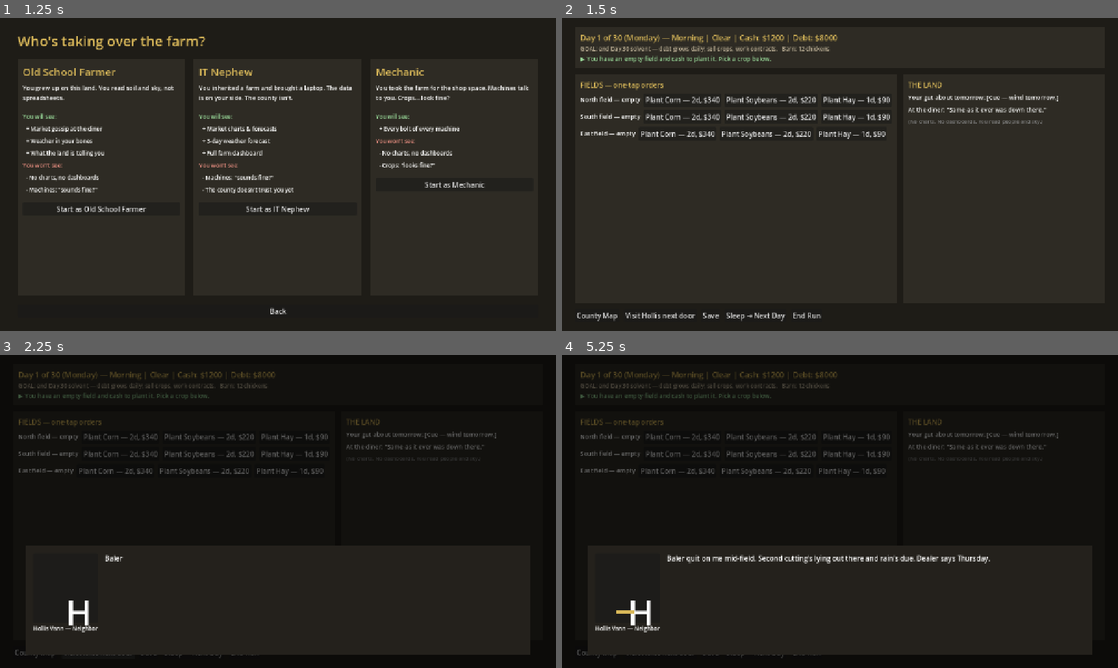
Above: before the commit, frames 1-4 (two rows, left to right).
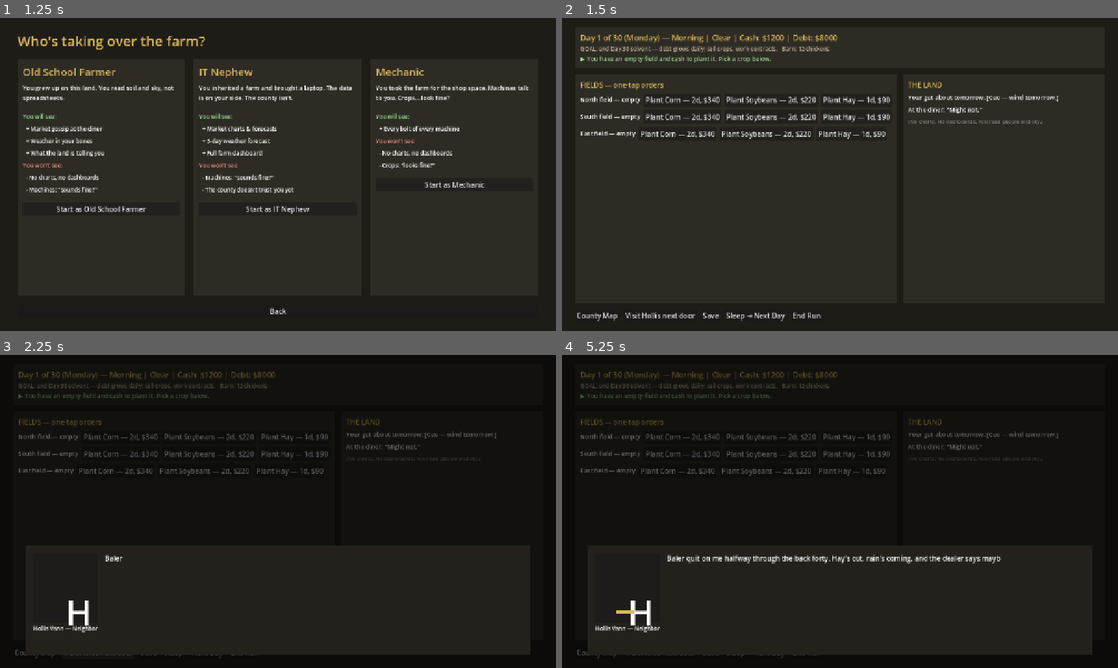
Above: after the commit, the same moments.

Repository: nastyn8dawg-blip/Dirt_Money
Game: Godot game, scene res://scenes/main.tscn
Same seed, same stepped clock (60 frames per second), same inputs: the game is played once before the commit and once after it.
Inputs:
- Up to frame 1 (1.25 s): click "New Run" at 0.5 s
- Up to frame 2 (1.5 s): click "Start as Old School Farmer" at 1.25 s
- Up to frame 3 (2.25 s): click "Visit Hollis next door" at 2 s
- Up to frame 4 (5.25 s): click "Visit Hollis next door" at 2.75 s; click "Sleep → Next Day" at 3.5 s; click "Sleep → Next Day" at 4.25 s; click "Plant Corn — 2d, $340" at 5 s

Frame 1 is identical in both runs. In frame 2, 0.2% of the frame differs, in the area x 69-88%, y 28-31%; in frame 3, 0.1%; in frame 4, 0.8%, in the area x 29-87%, y 28-67%.

Commit message:
Director lines wired verbatim; county memory v1; voice guide canonized
- hollis_baler.json: all 7 beats now Director-authored, alternatives as
  random variants; alternate player lines preserved as _alts
- data/gossip.json: Director gossip banks; flagged banks (baler fixed/
  botched) outrank general talk - the county remembers what you did
- Patti gossip node pulls from banks; DialogueRunner supports variants
  + gossip_source and caches resolved text per node
- Weather cues + market gossip: Director lines in data; flavor picks
  keyed to day instead of the seeded RNG streams (UI refresh could
  desync seeded runs - latent fairness bug, fixed)
- docs/DIRT_MONEY_VOICE_GUIDE.md: tone rulings + canonical lines
- Smoke test: flagged gossip outranks general banks

Co-Authored-By: Claude Fable 5 <noreply@anthropic.com>

Diff:
--- a/data/dialogue/hollis_baler.json
+++ b/data/dialogue/hollis_baler.json
@@ -1,5 +1,6 @@
 {
-  "_schema": "Dialogue tree. Nodes: speaker line + options. Option fields: text, requires {background|perk|min_reputation}, check {skill, odds}, goto | success/failure gotos, effects [ops]. Both check branches MUST exist and both must be content. DRAFT text pending director voice approval (gate #1).",
+  "_schema": "Dialogue tree. Director-authored text (2026-07-03) — verbatim, do not edit. `variants` = alternate lines chosen at random on node entry. Option `_alts` are Director-provided alternate player lines kept for future rotation.",
+  "_status": "director_approved",
   "id": "hollis_baler",
   "npc": "hollis",
   "start": "intro",
@@ -7,10 +8,17 @@
     "intro": {
       "speaker": "hollis",
       "emotion": "sad",
-      "text": "Baler quit on me mid-field. Second cutting's lying out there and rain's due. Dealer says Thursday. Hay don't wait for Thursday.",
+      "text": "Baler quit on me halfway through the back forty. Hay's cut, rain's coming, and the dealer says maybe Thursday. Hay don't wait till Thursday.",
+      "variants": [
+        "Second cutting's laying out there getting older by the minute. Baler decided it'd had enough. Dealer's backed up three counties deep."
+      ],
       "options": [
         {
-          "text": "\"Let me look at that baler myself.\"",
+          "text": "\"Mind if I take a look? Might be something simple.\"",
+          "_alts": [
+            "\"Could be nothing more than a hose or fitting. Let's see what we're dealing with.\"",
+            "\"No promises, but I've kept worse running.\""
+          ],
           "label": "[Mechanic 40]",
           "requires": { "background": "mechanic" },
           "check": { "skill": "mechanic", "difficulty": 40, "odds": 0.65 },
@@ -18,12 +26,16 @@
           "failure": "fix_failure"
         },
         {
-          "text": "\"I can lend you my time. Show me what to do.\"",
+          "text": "\"Can't fix it, but I can help however you need me.\"",
+          "_alts": [
+            "\"Point me where you want me and I'll work.\"",
+            "\"I can at least help get the hay under cover.\""
+          ],
           "goto": "lend_hand",
           "effects": [{ "op": "time_block", "value": -1 }]
         },
         {
-          "text": "\"Rough luck, Hollis. Hope Thursday comes quick.\"",
+          "text": "\"Sorry, Hollis. Hope the dealer gets here sooner than they think.\"",
           "goto": "walk_away"
         }
       ]
@@ -31,7 +43,10 @@
     "fix_success": {
       "speaker": "hollis",
       "emotion": "excited",
-      "text": "Well I'll be. She sounds better than the day Roy sold her to me. You've got a gift, and I've got a big mouth — Marge is gonna hear about this.",
+      "text": "Well I'll be damned. Sounds better now than when Roy sold it to me. You've got a gift, and I've got a mouth that'll tell everybody about it. Marge is fixing to hear your name before supper.",
+      "variants": [
+        "Didn't think we'd beat the rain this week. Guess I owe you one."
+      ],
       "options": [{ "text": "(Leave)", "goto": "_end" }],
       "on_enter_effects": [
         { "op": "rep_delta", "npc": "hollis", "value": 10 },
@@ -43,7 +58,11 @@
     "fix_failure": {
       "speaker": "hollis",
       "emotion": "angry",
-      "text": "...That was the good hydraulic line. Thursday just got a lot more expensive, son. Don't take it hard — but don't take it to the diner neither, 'cause it's already there.",
+      "text": "Well...that wasn't the bad hose. Thursday just got a whole lot more expensive. Don't beat yourself up too much. Everybody around here learns the hard way eventually.",
+      "variants": [
+        "Looks like we found the expensive problem first.",
+        "It ain't personal. Equipment's got a mean streak."
+      ],
       "options": [{ "text": "(Leave)", "goto": "_end" }],
       "on_enter_effects": [
         { "op": "rep_delta", "npc": "hollis", "value": -8 },
@@ -56,7 +75,11 @@
     "lend_hand": {
       "speaker": "hollis",
       "emotion": "neutral",
-      "text": "Appreciate the hands. Won't save the cutting, but it saves the week. I remember who shows up.",
+      "text": "Appreciate the hands. Might not save the cutting, but it saves the week. People remember who shows up.",
+      "variants": [
+        "County's built on favors more than money.",
+        "I keep score on these things. In a good way."
+      ],
       "options": [{ "text": "(Leave)", "goto": "_end" }],
       "on_enter_effects": [{ "op": "rep_delta", "npc": "hollis", "value": 4 }]
     },
@@ -64,6 +87,10 @@
       "speaker": "hollis",
       "emotion": "neutral",
       "text": "Yep. Hope so too.",
+      "variants": [
+        "Rain don't much care what we're hoping.",
+        "Dealer'll get here eventually. Weather's the one I'm worried about."
+      ],
       "options": [{ "text": "(Leave)", "goto": "_end" }],
       "on_enter_effects": [{ "op": "rep_delta", "npc": "hollis", "value": -2 }]
     }
--- a/data/dialogue/patti_talk.json
+++ b/data/dialogue/patti_talk.json
@@ -1,6 +1,6 @@
 {
-  "_schema": "6-beat structure per CLAUDE.md law 5. ALL text below is scratch placeholder awaiting Director wording (law 6). Patti is the gossip surface: her chat node is where reputation echoes will appear (conditional text lands in sprint 2 engine work).",
-  "_status": "placeholder_awaiting_director",
+  "_schema": "Patti — the gossip surface. Director-authored text (2026-07-03), verbatim. The gossip node pulls from data/gossip.json: flagged banks (things YOU did) outrank general county talk.",
+  "_status": "director_approved",
   "id": "patti_talk",
   "npc": "patti",
   "start": "intro",
@@ -8,16 +8,21 @@
     "intro": {
       "speaker": "patti",
       "emotion": "excited",
-      "text": "[Situation — Patti pours coffee you didn't order and starts the county news mid-sentence.]",
+      "text": "County's been talking. Question is whether they're talking good or talking interesting.",
+      "variants": [
+        "You keep giving people stories and I'll keep serving pie.",
+        "Ash Creek runs on coffee and speculation."
+      ],
       "options": [
-        { "text": "[Ask what people are saying lately.]", "goto": "gossip" },
-        { "text": "[Just the coffee, thanks.]", "goto": "_end" }
+        { "text": "\"What are people saying?\"", "goto": "gossip" },
+        { "text": "\"Just the coffee, thanks.\"", "goto": "_end" }
       ]
     },
     "gossip": {
       "speaker": "patti",
       "emotion": "excited",
-      "text": "[Gossip surface — this line will later be swapped by flags: the baler story, the spreadsheet farmer joke, who helped who in the storm. For now: one juicy neutral county rumor.]",
+      "gossip_source": true,
+      "text": "Word travels quicker than trucks around here.",
       "options": [{ "text": "(Leave)", "goto": "_end" }],
       "on_enter_effects": [{ "op": "flag_set", "flag": "heard_diner_gossip" }]
     }
--- /dev/null
+++ b/data/gossip.json
@@ -0,0 +1,64 @@
+{
+  "_schema": "County gossip banks — Director-authored (2026-07-03), verbatim. A bank with requires_flag only surfaces after that flag is set (this is the county remembering what you did). Flagged banks outrank general ones. Surfaced at the diner (Patti) and anywhere gossip_source nodes appear.",
+  "_status": "director_approved",
+  "banks": [
+    {
+      "id": "baler_fixed",
+      "requires_flag": "baler_fixed",
+      "lines": [
+        "Heard somebody got Hollis baler going again.",
+        "Some folks fix equipment. Some folks fix reputations.",
+        "Word travels quicker than trucks around here.",
+        "You can keep a secret in Ash Creek about as long as a milkshake lasts."
+      ]
+    },
+    {
+      "id": "baler_botched",
+      "requires_flag": "baler_botched",
+      "lines": [
+        "Word is somebody tried fixing Hollis baler and managed to make Thursday more expensive.",
+        "Diner's already heard it.",
+        "Didn't take long for that story to get legs."
+      ]
+    },
+    {
+      "id": "auction",
+      "lines": [
+        "Saturday auction's got a couple tractors worth looking at.",
+        "Depends if you like projects.",
+        "Depends if you like surprises."
+      ]
+    },
+    {
+      "id": "banker",
+      "lines": [
+        "Bank loves good years. Bank remembers bad ones.",
+        "Interest don't sleep.",
+        "Payments don't care if it rained."
+      ]
+    },
+    {
+      "id": "dealer",
+      "lines": [
+        "Nothing costs more than cheap equipment.",
+        "Except maybe brand new equipment."
+      ]
+    },
+    {
+      "id": "neighbor",
+      "lines": [
+        "People around here don't expect perfection. They just expect you to show up.",
+        "Help somebody once and they'll remember.",
+        "Help them twice and they'll call."
+      ]
+    },
+    {
+      "id": "wisdom",
+      "lines": [
+        "Everybody farms different. Weather humbles all of us the same.",
+        "Nobody's smarter than a drought.",
+        "Nobody outruns mud."
+      ]
+    }
+  ]
+}
--- a/data/market.json
+++ b/data/market.json
@@ -7,8 +7,9 @@
     { "id": "eggs", "base_price": 0.40, "walk_step_max": 0.02, "floor": 0.15, "ceiling": 0.6 }
   ],
   "gossip_lines": {
-    "rising": ["Elevator's been busy all week.", "Trucks lined up past the scale this morning."],
-    "falling": ["Sandy says nobody's hauling.", "Awful quiet down at the elevator."],
-    "flat": ["Same as it ever was down there.", "No news from the elevator."]
+    "_status": "director_approved",
+    "rising": ["Corn's moving."],
+    "falling": ["Beans are soft."],
+    "flat": ["Might be worth waiting a few days.", "Might not."]
   }
 }
--- a/data/strings.json
+++ b/data/strings.json
@@ -1,13 +1,12 @@
 {
-  "_schema": "Player-facing UI strings. Every entry is scratch placeholder awaiting Director wording (CLAUDE.md law 6). weather_cues = Old School's gut feeling about TOMORROW, one per weather state.",
-  "_status": "placeholder_awaiting_director",
+  "_schema": "Player-facing UI strings. weather_cues = Old School's gut feeling about TOMORROW, one list per weather state, line picked by day. Director-authored entries are verbatim; bracketed entries still await Director wording (CLAUDE.md law 6).",
   "weather_cues": {
-    "clear": "[Cue — tomorrow is clear.]",
-    "overcast": "[Cue — tomorrow is overcast.]",
-    "rain_light": "[Cue — light rain tomorrow. (Replacing the swallows line.)]",
-    "storm": "[Cue — storm tomorrow. This one should raise the hair on your arms.]",
-    "drought": "[Cue — dry heat tomorrow.]",
-    "wind": "[Cue — wind tomorrow.]",
-    "fog": "[Cue — fog tomorrow.]"
+    "clear": ["[Cue — tomorrow is clear.]"],
+    "overcast": ["[Cue — tomorrow is overcast.]"],
+    "rain_light": ["Sky's got that look.", "Swallows are flying low.", "Wind shifted south."],
+    "storm": ["Feels like rain that'll stay awhile.", "Old folks would already be moving equipment inside."],
+    "drought": ["[Cue — dry heat tomorrow.]"],
+    "wind": ["[Cue — wind tomorrow.]"],
+    "fog": ["[Cue — fog tomorrow.]"]
   }
 }
--- a/scripts/autoload/data_loader.gd
+++ b/scripts/autoload/data_loader.gd
@@ -14,6 +14,29 @@
 var backgrounds: Dictionary = {}
 var dialogue_trees: Dictionary = {}
 var strings: Dictionary = {}
+var gossip_banks: Array = []
+
+
+func pick_gossip() -> String:
+	# The county remembers: banks gated on a flag the player earned outrank
+	# general county talk. Director-authored lines only (law 6).
+	var eligible: Array = []
+	var flagged := false
+	for bank in gossip_banks:
+		var flag: String = bank.get("requires_flag", "")
+		if flag != "":
+			if GameState.has_flag(flag):
+				if not flagged:
+					eligible.clear()
+					flagged = true
+				eligible.append(bank)
+		elif not flagged:
+			eligible.append(bank)
+	if eligible.is_empty():
+		return ""
+	var bank: Dictionary = eligible[randi() % eligible.size()]
+	var lines: Array = bank.get("lines", [])
+	return "" if lines.is_empty() else lines[randi() % lines.size()]
 
 var load_errors: Array[String] = []
 
@@ -50,6 +73,7 @@
 	for b in d.get("backgrounds", []):
 		backgrounds[b.id] = b
 	strings = _read_json("res://data/strings.json")
+	gossip_banks = _read_json("res://data/gossip.json").get("banks", [])
 	_load_dialogue_dir("res://data/dialogue")
 
 
--- a/scripts/autoload/economy_manager.gd
+++ b/scripts/autoload/economy_manager.gd
@@ -50,7 +50,9 @@
 
 func gossip_line(commodity: String = "corn") -> String:
 	# Old School's market data: a line at the diner, not a chart.
+	# Picked by day, NOT by _rng: consuming the seeded stream on UI refresh
+	# would desync the market walk between seeded runs.
 	var lines: Array = DataLoader.market.get("gossip_lines", {}).get(trend(commodity), [])
 	if lines.is_empty():
-		return "Nobody's saying much."
-	return lines[_rng.randi_range(0, lines.size() - 1)]
+		return "[Gossip missing]"
+	return lines[CalendarManager.day % lines.size()]
--- a/scripts/autoload/weather_manager.gd
+++ b/scripts/autoload/weather_manager.gd
@@ -42,8 +42,13 @@
 func intuition_cue() -> String:
 	# Old School flavor: qualitative hint about tomorrow (Read The Land).
 	# Lines live in data/strings.json — Director-authored per CLAUDE.md law 6.
+	# Picked by day, NOT by _rng: consuming the seeded stream here would let
+	# UI refreshes desync seeded runs.
 	var next: String = forecast(1)[0]
-	return DataLoader.strings.get("weather_cues", {}).get(next, "[Cue missing for %s]" % next)
+	var cues: Array = DataLoader.strings.get("weather_cues", {}).get(next, [])
+	if cues.is_empty():
+		return "[Cue missing for %s]" % next
+	return cues[CalendarManager.day % cues.size()]
 
 
 func _ensure_future(n: int) -> void:
--- a/scripts/dialogue/dialogue_runner.gd
+++ b/scripts/dialogue/dialogue_runner.gd
@@ -10,6 +10,7 @@
 var _tree: Dictionary = {}
 var _npc: Dictionary = {}
 var _node_id: String = ""
+var _full_text: String = ""
 var _text_label: Label
 var _options_box: VBoxContainer
 var _portrait: Panel
@@ -38,15 +39,14 @@
 func _process(delta: float) -> void:
 	if not _scrolling:
 		return
-	var full: String = _current_node().get("text", "")
 	var rate: float = TEXT_SPEED * float(_npc.get("voice", {}).get("syllable_rate", 4.5)) / 4.5
 	var prev := int(_chars_shown)
-	_chars_shown = minf(_chars_shown + rate * delta, full.length())
-	_text_label.text = full.substr(0, int(_chars_shown))
+	_chars_shown = minf(_chars_shown + rate * delta, _full_text.length())
+	_text_label.text = _full_text.substr(0, int(_chars_shown))
 	_jaw.visible = int(_chars_shown / 4.0) % 2 == 0  # 2-frame jaw flap
 	if int(_chars_shown) != prev and prev % 3 == 0:
 		_play_blip()
-	if int(_chars_shown) >= full.length():
+	if int(_chars_shown) >= _full_text.length():
 		_scrolling = false
 		_jaw.visible = false
 		_show_options()
@@ -127,11 +127,24 @@
 		_finish()
 		return
 	ReputationLedger.apply_effects(node.get("on_enter_effects", []))
+	_full_text = _resolve_text(node)
 	for c in _options_box.get_children():
 		c.queue_free()
 	_chars_shown = 0.0
 	_text_label.text = ""
 	_scrolling = true
+
+
+func _resolve_text(node: Dictionary) -> String:
+	# Gossip nodes pull from the county-memory banks (data/gossip.json).
+	if node.get("gossip_source", false):
+		var line := DataLoader.pick_gossip()
+		if line != "":
+			return line
+	# Director-provided variants rotate randomly so replays don't loop.
+	var texts: Array = [node.get("text", "")]
+	texts.append_array(node.get("variants", []))
+	return texts[_rng.randi_range(0, texts.size() - 1)]
 
 
 func _show_options() -> void:
@@ -197,4 +210,4 @@
 func _gui_input(event: InputEvent) -> void:
 	# Click to skip text scroll
 	if event is InputEventMouseButton and event.pressed and _scrolling:
-		_chars_shown = float(_current_node().get("text", "").length())
+		_chars_shown = float(_full_text.length())
--- a/tests/smoke_test.gd
+++ b/tests/smoke_test.gd
@@ -35,6 +35,16 @@
 	check(DataLoader.dialogue_trees.has("hollis_baler"), "sample dialogue tree loaded")
 	check(DataLoader.dialogue_trees.size() >= 8, "every county NPC has a tree")
 	check(DataLoader.strings.get("weather_cues", {}).size() == 7, "weather cue per state")
+	check(DataLoader.gossip_banks.size() >= 7, "gossip banks loaded")
+	# County memory: flagged banks outrank general talk
+	GameState.new_run("mechanic", 777)
+	GameState.set_flag("baler_botched")
+	var line := DataLoader.pick_gossip()
+	var botched: Array = []
+	for bank in DataLoader.gossip_banks:
+		if bank.get("id", "") == "baler_botched":
+			botched = bank.get("lines", [])
+	check(line in botched, "flagged gossip outranks general county talk")
 	# Every check option must have both success and failure branches (design law)
 	for tree_id in DataLoader.dialogue_trees.keys():
 		var tree: Dictionary = DataLoader.dialogue_trees[tree_id]
Not shown, added: docs/DIRT_MONEY_VOICE_GUIDE.md
